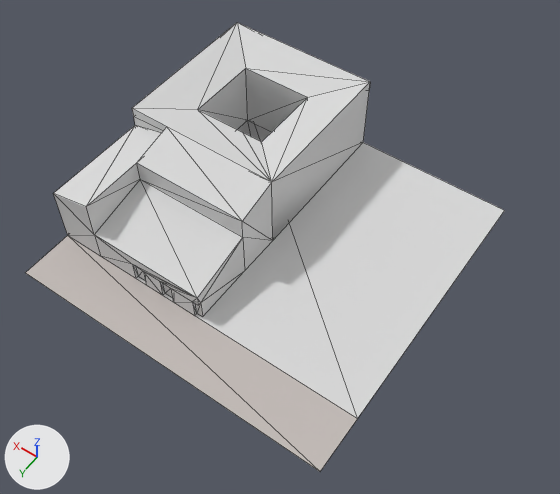
What one commit did to the OBJ model assets/stl_export/rr21.obj.
Rendered twice from a camera (50 mm lens) standing at (-25.1, 34.1, 53.2) and looking at (-2.9, 2.9, 4.2). The lights are fixed; the arrows at lower left show +X, +Y and +Z. The older version comes first. Mesh edges are drawn as thin lines. Where no turn or scale is listed for an object, it has been applied to the vertices. Vertices at exactly the same position are counted once.

In view in the first picture: 'rr21'.
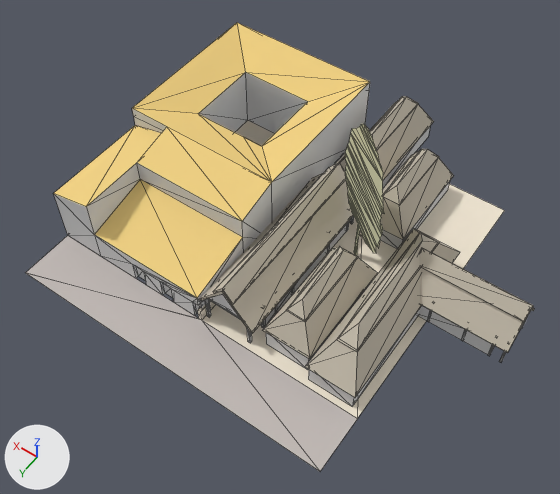
Where the change shows, as pixel boxes (x1, y1, x2, y2) in the pictures (560 x 494 px; the box of a moved part takes in the faces that stretch with it):
'rr21', reshaped (6% wider): before (26, 22, 505, 471); after (26, 22, 535, 471)
part 1 of me_rr21, added: after (380, 181, 450, 249)
part 2 of me_rr21, added: after (383, 127, 430, 188)
part 3 of me_rr21, added: after (266, 281, 372, 370)
part 4 of me_rr21, added (mostly hidden): after (308, 310, 419, 407)
part 5 of me_rr21, added: after (26, 96, 535, 471)
part 6 of me_rr21, moved or reshaped: (133, 22, 370, 182) in both
part 7 of me_rr21, recoloured (light grey to yellow): (53, 125, 272, 298) in both

The edits, one by one:
Material 'w' (mat_w) is new.
Its base color is (0.757, 0.757, 0.502) (beige #e2e2bc).
Its roughness is 1.0.
Material 'straw' (mat_straw) is new.
Its base color is (0.569, 0.514, 0.42) (light grey #c7bead).
Its roughness is 1.0.
Material 'cortyard' (mat_cortyard) is new.
Its base color is (0.878, 0.792, 0.651) (pale yellow #f1e6d3).
Its roughness is 1.0.
Material 'Material' (mat_material) is new.
Its base color is (0.878, 0.639, 0.224) (yellow #f1d182).
Its roughness is 1.0.
me_rr21 is used by ob_rr21; location (0.0, 0.0, 0.0).
me_rr21 had 61 vertices, 108 faces and spanned x -15.0..15.0, y -15.0..15.0, z 0.0..7.5.
me_rr21 now has 551 vertices, 832 faces and spans x -21.8..15.0, y -19.4..15.0, z 0.0..14.4.
me_rr21 part 1: a new loose piece, a box spanning x -9.7..-5.7, y -14.1..-5.5, z 0.0..2.1, in mat_default (light grey #dadada).
me_rr21 part 2: a new loose piece, a box spanning x -4.8..-0.8, y -19.3..-9.3, z 0.0..2.1, in mat_default (light grey #dadada).
me_rr21 part 3: a new loose piece, a box spanning x -9.7..-5.7, y -0.5..8.8, z 0.0..2.0, in mat_default (light grey #dadada).
me_rr21 part 4: a new loose piece, a box spanning x -14.2..-10.2, y -6.1..9.4, z 0.0..2.1, in mat_default (light grey #dadada).
me_rr21 part 5: 347 vertices added at x -21.8..0.2, y -19.4..10.0, z 0.0..14.4.
me_rr21 part 6: 1 vertex moved from x 6.0, y -4.0, z 6.5 to x 6.0, y -4.0, z 6.0; 5 vertices removed from x 4.0..11.0, y -11.0..-4.0, z 6.5; 4 vertices added at x 4.0..11.0, y -11.0..-4.0, z 6.0.
me_rr21 part 7: 7 faces spanning x 0.0..15.0, y 0.0..10.0, z 3.0..7.5 switch from mat_default (light grey #dadada) to mat_material (yellow #f1d182).
Other edits to the shape of me_rr21 do not show in these pictures.
me_rr21 gains material mat_cortyard (pale yellow #f1e6d3).
me_rr21 gains material mat_straw (light grey #c7bead).
me_rr21 gains material mat_w (beige #e2e2bc).
